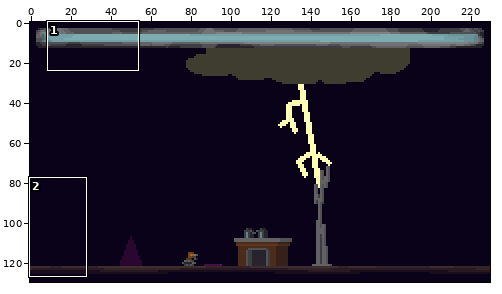
Pixel-art file -- external/twitter/scene.aseprite. Above: a wide view before the commit, with the close-up outlined.
Close-up. Before the edit:
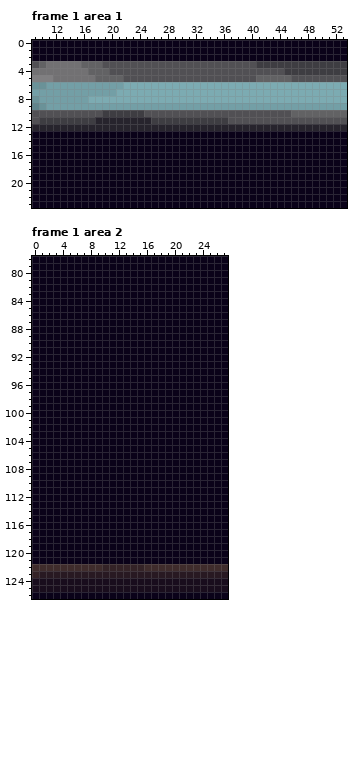
230x130 pixels, 12 frames. Colours within 5 levels of each other are drawn and written as one. Shown: frame 1 area 1: x 9..53, y 0..23; frame 1 area 2: x 0..27, y 78..126.
After:
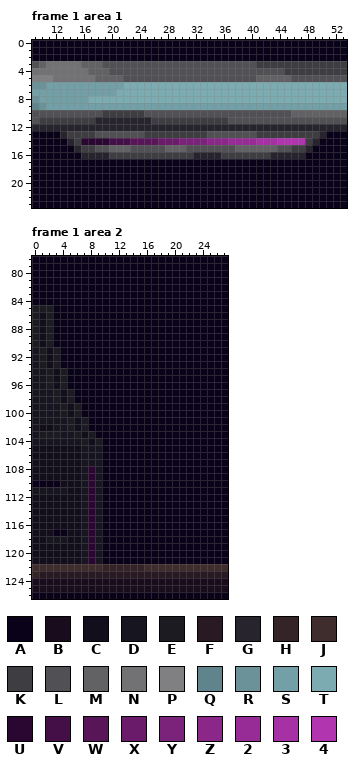
Palette (. is transparent): A #0a0219  B #190d1d  C #120e1c  D #17151f  E #1b1b21  F #281922  G #27242d  H #342327  J #3f2c2c  K #3e3d42  L #515054  M #626264  N #727173  P #807f81  Q #60848b  R #6a9298  S #739fa6  T #7cabb2  U #2a0730  V #430f46  W #581659  X #6a1c6b  Y #7b227a  Z #8a2789  2 #982c97  3 #a531a4  4 #b235b0
From old to new:
layer "cave" added
layer "Layer 1" added
--- frame 1 area 1, layer "Layer 1"
@@ x 9..53 @@
 12 GGGGGGGGGGGGGGGGGGGGGGGGGGGGGGGGGGGGGGGGGGGGG
-13 AAAAAAAAAAAAAAAAAAAAAAAAAAAAAAAAAAAAAAAAAAAAA
-14 AAAAAAAAAAAAAAAAAAAAAAAAAAAAAAAAAAAAAAAAAAAAA
-15 AAAAAAAAAAAAAAAAAAAAAAAAAAAAAAAAAAAAAAAAAAAAA
-16 AAAAAAAAAAAAAAAAAAAAAAAAAAAAAAAAAAAAAAAAAAAAA
+13 AAAAGKKKKLLLLLLLKKKKKKKKKLLLLLLLKKKKKKKKKGAAA
+14 AAAAAGKUUUUVVVWWWWXXXYYYYZZZ22223334444KGAAAA
+15 AAAAAAGKKLLMMMLLLLLMMMLLLLLLLMMMMMMLLKKGAAAAA
+16 AAAAAAAGGGGKKKKKKKKKKKKGGGGKKKKKKKGGGGGAAAAAA
 17 AAAAAAAAAAAAAAAAAAAAAAAAAAAAAAAAAAAAAAAAAAAAA
--- frame 1 area 2, layer "cave"
@@ x 0..11 @@
  84 AAAAAAAAAAAA
- 85 AAAAAAAAAAAA
- 86 AAAAAAAAAAAA
- 87 AAAAAAAAAAAA
- 88 AAAAAAAAAAAA
- 89 AAAAAAAAAAAA
- 90 AAAAAAAAAAAA
- 91 AAAAAAAAAAAA
- 92 AAAAAAAAAAAA
- 93 AAAAAAAAAAAA
- 94 AAAAAAAAAAAA
- 95 AAAAAAAAAAAA
- 96 AAAAAAAAAAAA
- 97 AAAAAAAAAAAA
- 98 AAAAAAAAAAAA
- 99 AAAAAAAAAAAA
-100 AAAAAAAAAAAA
-101 AAAAAAAAAAAA
-102 AAAAAAAAAAAA
-103 AAAAAAAAAAAA
-104 AAAAAAAAAAAA
-105 AAAAAAAAAAAA
-106 AAAAAAAAAAAA
-107 AAAAAAAAAAAA
-108 AAAAAAAAAAAA
-109 AAAAAAAAAAAA
-110 AAAAAAAAAAAA
-111 AAAAAAAAAAAA
-112 AAAAAAAAAAAA
-113 AAAAAAAAAAAA
-114 AAAAAAAAAAAA
-115 AAAAAAAAAAAA
-116 AAAAAAAAAAAA
-117 AAAAAAAAAAAA
-118 AAAAAAAAAAAA
-119 AAAAAAAAAAAA
-120 AAAAAAAAAAAA
-121 AAAAAAAAAAAA
+ 85 EEEAAAAAAAAA
+ 86 ECEAAAAAAAAA
+ 87 ECEAAAAAAAAA
+ 88 ECEAAAAAAAAA
+ 89 ECEAAAAAAAAA
+ 90 ECEAAAAAAAAA
+ 91 DECEAAAAAAAA
+ 92 DECEAAAAAAAA
+ 93 DECEAAAAAAAA
+ 94 DDECEAAAAAAA
+ 95 DDECEAAAAAAA
+ 96 DDECEAAAAAAA
+ 97 DDDECEAAAAAA
+ 98 DDDECEAAAAAA
+ 99 DDDDECEAAAAA
+100 DDDDECEAAAAA
+101 DDDDDECEAAAA
+102 DCCDDECEAAAA
+103 DEEEDDECEAAA
+104 DDDDDDDECEAA
+105 CCCCCCCDDDAA
+106 CCCCCCCDDDAA
+107 CCCCCCCDDDAA
+108 CCCCCCCDUDAA
+109 CCCCCCCDUDAA
+110 AAAACCCDUDAA
+111 DDDDDCCDUDAA
+112 CCCCCCCDUDAA
+113 CCCCCCCDUDAA
+114 CCCCCCCDUDAA
+115 CCCCCCCDUDAA
+116 CCCCCCCDUDAA
+117 CCCAACCDUDAA
+118 CCDDDCCDUDAA
+119 CCCCCCCDUDAA
+120 CCCCCCCDUDAA
+121 CCCCCCCDUDAA
 122 JJJJJJJJJJHH
Boxes around the changes in both close-ups, in picture pixels (x1, y1, x2, y2):
changed: (60, 131, 326, 159)
changed: (32, 305, 102, 564)
